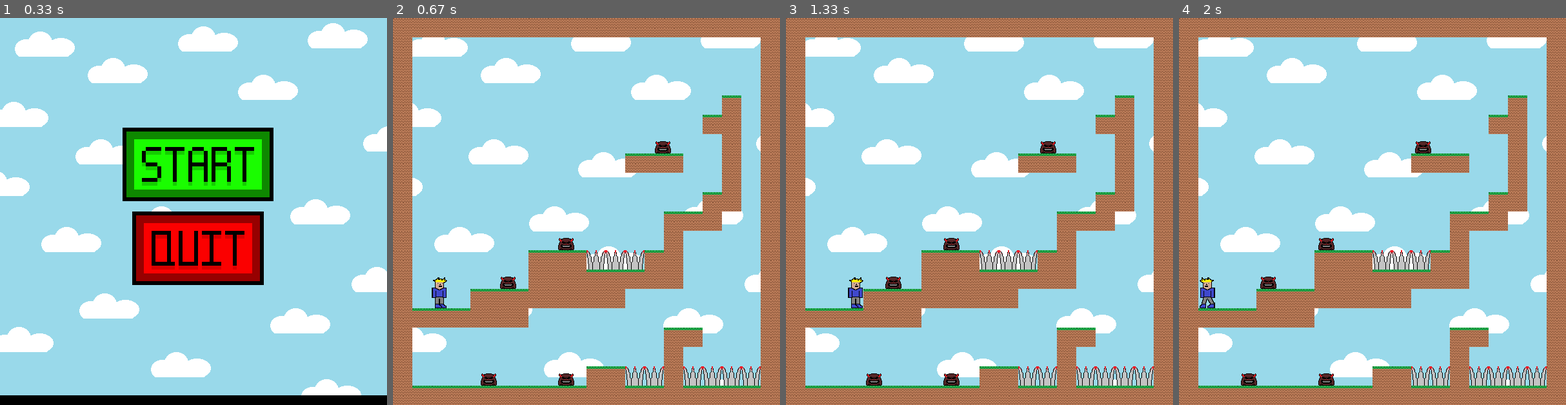
Above: before the commit, frames 1-4 (left to right).
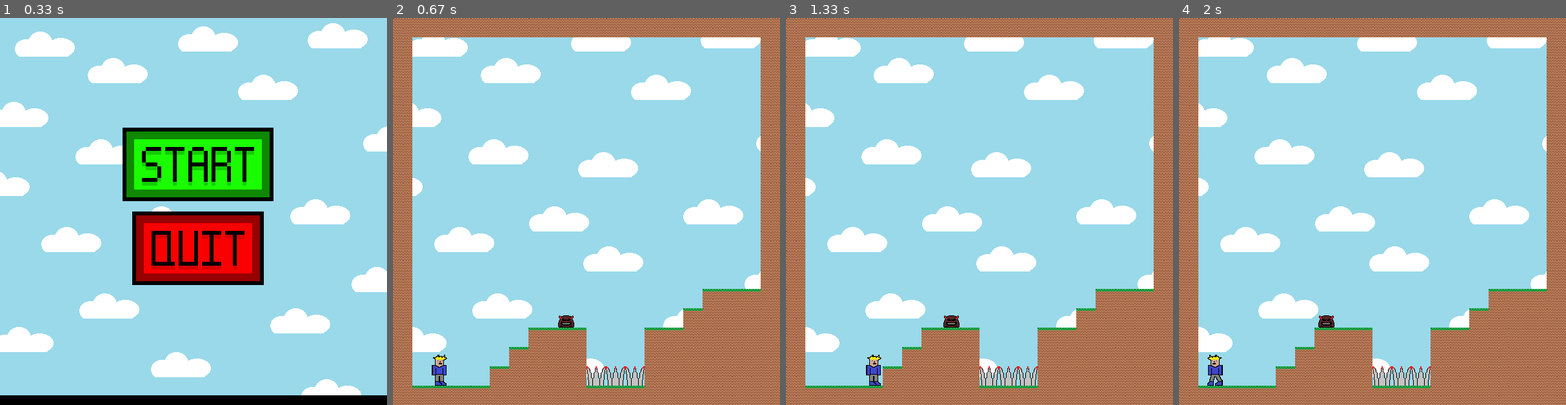
Above: after the commit, the same moments.

Repository: GustavJohansson420/programmering-slutprojekt
Game: pygame game, started from Pygame, Gustav/2dspel.py
Two runs of this game, one before a commit and one after it. Both use one fixed random seed, a clock stepped at 60 frames per second and the inputs below.
Inputs (mouse positions are in pixels of both pictures, inside the frame that each line leads up to):
- Up to frame 1 (0.33 s): no input
- Up to frame 2 (0.67 s): click (590, 165) at 0.38 s
- Up to frame 3 (1.33 s): hold Right 0.67-1.13 s; move the mouse to (979, 234) at 0.7 s; hold Right from 1.17 s (still down)
- Up to frame 4 (2 s): release Right at 1.63 s; hold Left from 1.67 s (still down)

Frame 1 is identical in both runs. In frame 2, 21% of the frame differs, in the area x 5-95%, y 20-96%; in frame 3, 21%; in frame 4, 21%.

Commit message:
Add files via upload

Diff:
--- a/Pygame, Gustav/2dspel.py
+++ b/Pygame, Gustav/2dspel.py
@@ -219,28 +219,30 @@
 [2, 0, 0, 0, 0, 0, 0, 0, 0, 0, 0, 0, 0, 0, 0, 0, 0, 0, 0, 2,],
 [2, 0, 0, 0, 0, 0, 0, 0, 0, 0, 0, 0, 0, 0, 0, 0, 0, 0, 0, 2,],
 [2, 0, 0, 0, 0, 0, 0, 0, 0, 0, 0, 0, 0, 0, 0, 0, 0, 0, 0, 2,],
-[2, 0, 0, 0, 0, 0, 0, 0, 0, 0, 0, 0, 0, 0, 0, 0, 0, 1, 0, 2,],
-[2, 0, 0, 0, 0, 0, 0, 0, 0, 0, 0, 0, 0, 0, 0, 0, 1, 2, 0, 2,],
-[2, 0, 0, 0, 0, 0, 0, 0, 0, 0, 0, 0, 0, 3, 0, 0, 0, 2, 0, 2,],
-[2, 0, 0, 0, 0, 0, 0, 0, 0, 0, 0, 0, 1, 1, 1, 0, 0, 2, 0, 2,],
-[2, 0, 0, 0, 0, 0, 0, 0, 0, 0, 0, 0, 0, 0, 0, 0, 0, 2, 0, 2,],
-[2, 0, 0, 0, 0, 0, 0, 0, 0, 0, 0, 0, 0, 0, 0, 0, 1, 2, 0, 2,],
-[2, 0, 0, 0, 0, 0, 0, 0, 0, 0, 0, 0, 0, 0, 1, 1, 2, 0, 0, 2,],
-[2, 0, 0, 0, 0, 0, 0, 0, 3, 0, 0, 0, 0, 0, 2, 0, 0, 0, 0, 2,],
-[2, 0, 0, 0, 0, 0, 0, 1, 1, 1, 4, 4, 4, 1, 2, 0, 0, 0, 0, 2,],
-[2, 0, 0, 0, 0, 3, 0, 2, 2, 2, 1, 1, 1, 2, 2, 0, 0, 0, 0, 2,],
-[2, 0, 0, 0, 1, 1, 1, 2, 2, 2, 2, 2, 0, 0, 0, 0, 0, 0, 0, 2,],
-[2, 1, 1, 1, 2, 2, 2, 0, 0, 0, 0, 0, 0, 0, 0, 0, 0, 0, 0, 2,],
-[2, 0, 0, 0, 0, 0, 0, 0, 0, 0, 0, 0, 0, 0, 1, 1, 0, 0, 0, 2,],
-[2, 0, 0, 0, 0, 0, 0, 0, 0, 0, 0, 0, 0, 0, 2, 0, 0, 0, 0, 2,],
-[2, 0, 0, 0, 3, 0, 0, 0, 3, 0, 1, 1, 4, 4, 2, 4, 4, 4, 4, 2,],
-[2, 1, 1, 1, 1, 1, 1, 1, 1, 1, 2, 2, 1, 1, 2, 1, 1, 1, 1, 2,],
+[2, 0, 0, 0, 0, 0, 0, 0, 0, 0, 0, 0, 0, 0, 0, 0, 0, 0, 0, 2,],
+[2, 0, 0, 0, 0, 0, 0, 0, 0, 0, 0, 0, 0, 0, 0, 0, 0, 0, 0, 2,],
+[2, 0, 0, 0, 0, 0, 0, 0, 0, 0, 0, 0, 0, 0, 0, 0, 0, 0, 0, 2,],
+[2, 0, 0, 0, 0, 0, 0, 0, 0, 0, 0, 0, 0, 0, 0, 0, 0, 0, 0, 2,],
+[2, 0, 0, 0, 0, 0, 0, 0, 0, 0, 0, 0, 0, 0, 0, 0, 0, 0, 0, 2,],
+[2, 0, 0, 0, 0, 0, 0, 0, 0, 0, 0, 0, 0, 0, 0, 0, 0, 0, 0, 2,],
+[2, 0, 0, 0, 0, 0, 0, 0, 0, 0, 0, 0, 0, 0, 0, 0, 0, 0, 0, 2,],
+[2, 0, 0, 0, 0, 0, 0, 0, 0, 0, 0, 0, 0, 0, 0, 0, 0, 0, 0, 2,],
+[2, 0, 0, 0, 0, 0, 0, 0, 0, 0, 0, 0, 0, 0, 0, 0, 0, 0, 0, 2,],
+[2, 0, 0, 0, 0, 0, 0, 0, 0, 0, 0, 0, 0, 0, 0, 0, 0, 0, 0, 2,],
+[2, 0, 0, 0, 0, 0, 0, 0, 0, 0, 0, 0, 0, 0, 0, 0, 1, 1, 1, 2,],
+[2, 0, 0, 0, 0, 0, 0, 0, 3, 0, 0, 0, 0, 0, 0, 1, 2, 2, 2, 2,],
+[2, 0, 0, 0, 0, 0, 0, 1, 1, 1, 0, 0, 0, 1, 1, 2, 2, 2, 2, 2,],
+[2, 0, 0, 0, 0, 0, 1, 2, 2, 2, 0, 0, 0, 2, 2, 2, 2, 2, 2, 2,],
+[2, 0, 0, 0, 0, 1, 2, 2, 2, 2, 4, 4, 4, 2, 2, 2, 2, 2, 2, 2,],
+[2, 1, 1, 1, 1, 2, 2, 2, 2, 2, 1, 1, 1, 2, 2, 2, 2, 2, 2, 2,],
 ]
 
-player = Player(60, screen_height - 198)
+player = Player(60, screen_height - 30)
 DevilShit_group = pygame.sprite.Group()
 Spikar_group = pygame.sprite.Group()
+
 world = World(world_data)
+
 restart_buttom = Button(screen_width // 2 - 85, screen_height // 2, restart_img)
 start_button = Button(screen_width // 2 - 110, screen_height // 2 - 130, start_img)
 quit_button = Button(screen_width // 2 - 95, screen_height // 2, quit_img)
